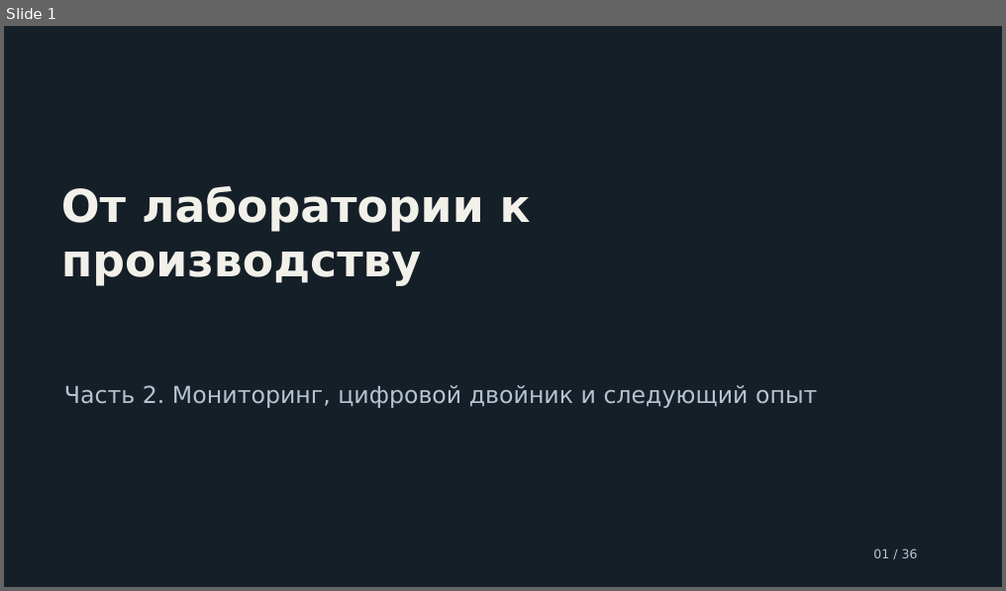
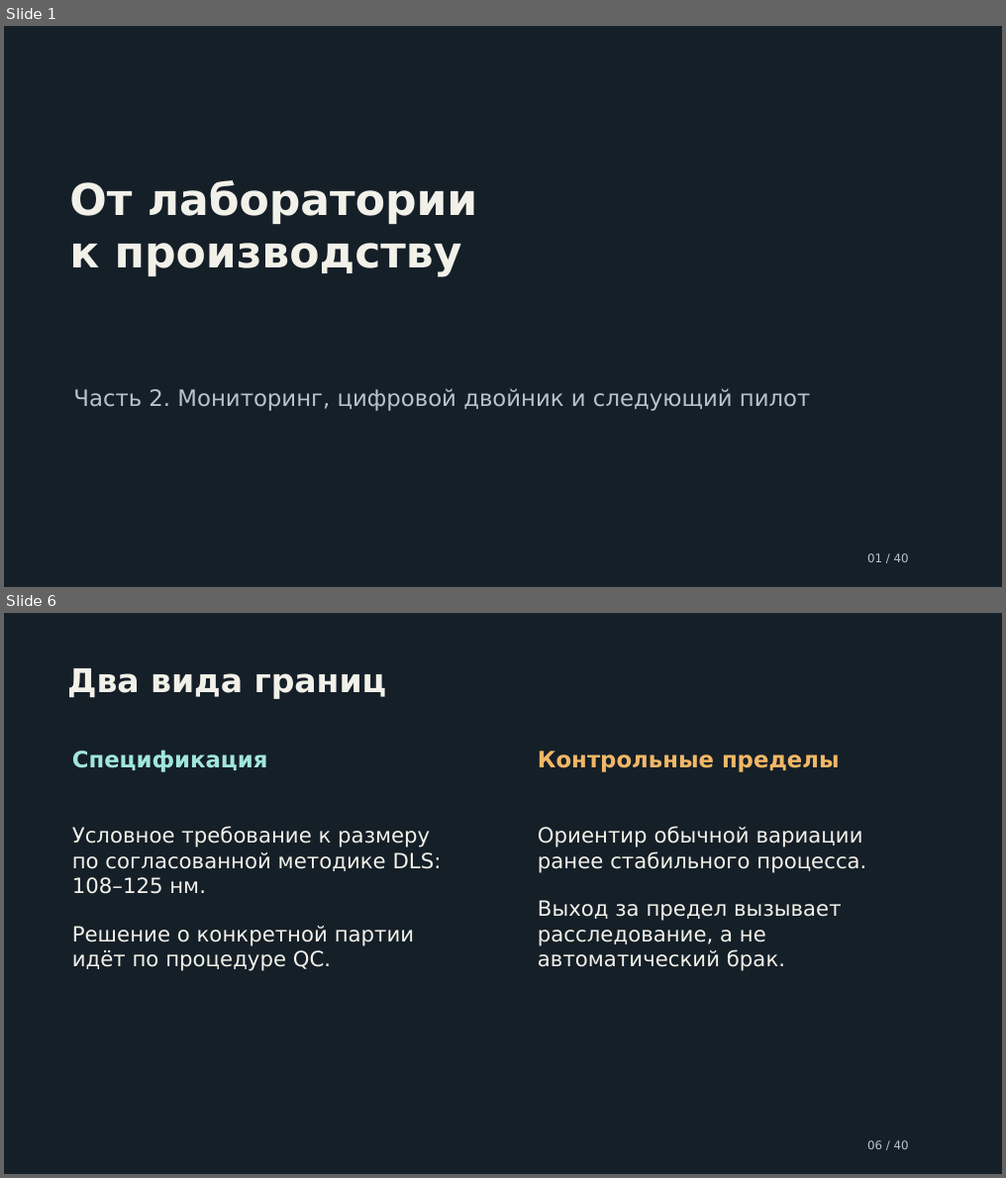
Before and after one commit to ashrpv/computer_science_in_nanoscience, a slide deck: slides/14_from_lab_to_production_monitoring_and_twin.pptx. Shown one above the other, each under a label of ours: slide 1 before the commit, slides 1 and 6 after it; the slides between them are not shown. The pictures are 1006x591 and 1006x1178 pixels, drawn with LibreOffice and Linux fonts; fonts in the diff are those of the drawing. Boxes give left, top, right and bottom in pixels: in the first picture for what was removed or moved away, otherwise in the second. Text is boxed around its words. In the diff, an @@ line names an element or a change of style, - is before the commit and + after.

```diff
--- a/slides/14_from_lab_to_production_monitoring_and_twin.pptx
+++ b/slides/14_from_lab_to_production_monitoring_and_twin.pptx
@@ slide 6 added at box(4, 613, 1002, 1174), background #151F28 @@
@@ text added at box(67, 668, 387, 699), 31.5 pt, text #F2F1E9, bold @@
+Два вида границ
@@ text added at box(72, 750, 268, 772), 21.8 pt, text #A0E6DC, bold @@
+Спецификация
@@ text added at box(538, 751, 840, 772), 21.8 pt, text #F1B766, bold @@
+Контрольные пределы
@@ text added at box(72, 826, 442, 971), 20.2 pt, text #F2F1E9 @@
+Условное требование к размеру по согласованной методике DLS: 108–125 нм.
+Решение о конкретной партии идёт по процедуре QC.
@@ text added at box(538, 826, 866, 971), 20.2 pt, text #F2F1E9 @@
+Ориентир обычной вариации ранее стабильного процесса.
+Выход за предел вызывает расследование, а не автоматический брак.
@@ text added at box(867, 1141, 909, 1150), 11.2 pt, text #B6C3D0 @@
+06 / 40
@@ slide 1 changed as well @@
@@ text at box(69, 180, 478, 276): text changed; size 43.5 to 42 pt @@
-От лаборатории к производству
+От лаборатории
+к производству
@@ text at box(73, 388, 810, 411): text changed; size 22.5 to 21.8 pt @@
-Часть 2. Мониторинг, цифровой двойник и следующий опыт
+Часть 2. Мониторинг, цифровой двойник и следующий пилот
@@ vertical alignment middle to top in 3 elements at box(69, 180, 478, 276), box(73, 388, 810, 411), box(867, 554, 909, 563) @@
@@ text at box(867, 554, 909, 563): text changed; size 12 to 11.2 pt @@
-01 / 36
+01 / 40
```
Also in this commit, not shown: 38 other slides added, 35 slides removed, 8 other files.
